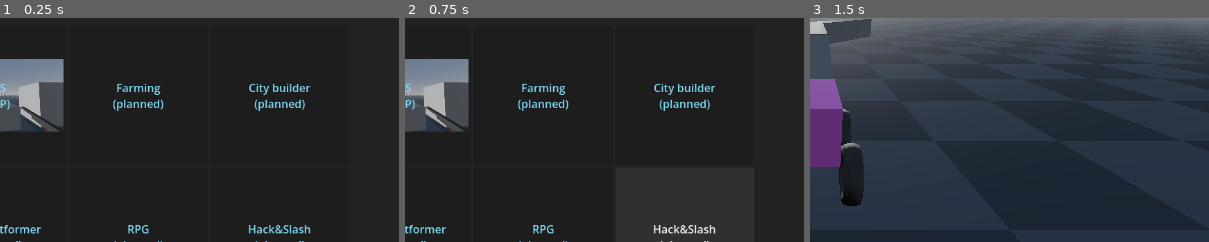
Above: before the commit, frames 1-3 (left to right).
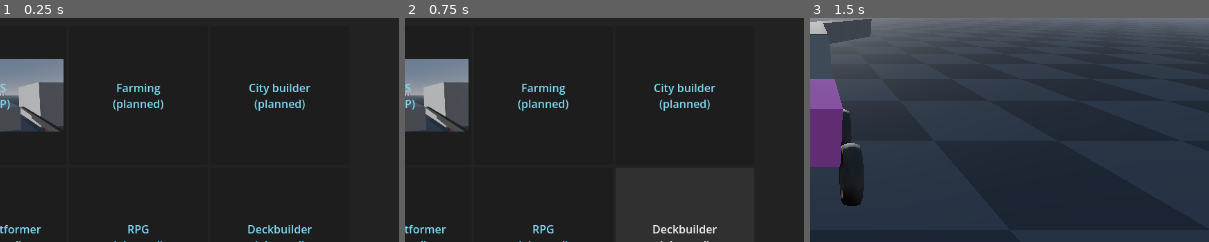
Above: after the commit, the same moments.

Repository: tlenclos/godot-gameplay-demos
Game: Godot game, scene res://home.tscn
Two runs of this game, one before a commit and one after it. Both use one fixed random seed, a clock stepped at 60 frames per second and the inputs below.
Inputs (mouse positions are % of the whole screen's width and height, from its top left):
- Up to frame 1 (0.25 s): no input
- Up to frame 2 (0.75 s): click (85, 74) at 0.5 s, where only the run after the commit has a clickable "Deckbuilder (planned)"
- Up to frame 3 (1.5 s): click "Race (WIP)" at 1.25 s
The pictures show only the part of the screen within x 50-100%, y 25-75%; the shares and areas given below are measured in that part.

The runs differ from the first frame. In frame 1, 0.4% of the frame differs, in the area x 62-79%, y 92-97%; in frame 2, 0.4%; in frame 3, nothing differs.

Commit message:
feat: use own Dockerfile to build beta release

Diff:
--- a/home.tscn
+++ b/home.tscn
@@ -138,11 +138,11 @@
 text = "RPG
 (planned)"
 
-[node name="Hack&Slash" type="Button" parent="FlowContainer" unique_id=835828352]
+[node name="Deckbuilder" type="Button" parent="FlowContainer" unique_id=835828352]
 custom_minimum_size = Vector2(200, 200)
 layout_mode = 2
 theme = ExtResource("2_2ayvv")
-text = "Hack&Slash
+text = "Deckbuilder
 (planned)"
 
 [connection signal="pressed" from="FlowContainer/Race" to="." method="_on_race_pressed"]
Not shown, added: .github/docker/Dockerfile
Not shown, added: .github/docker/getbutler.sh
Not shown, changed: .github/workflows/release.yml
